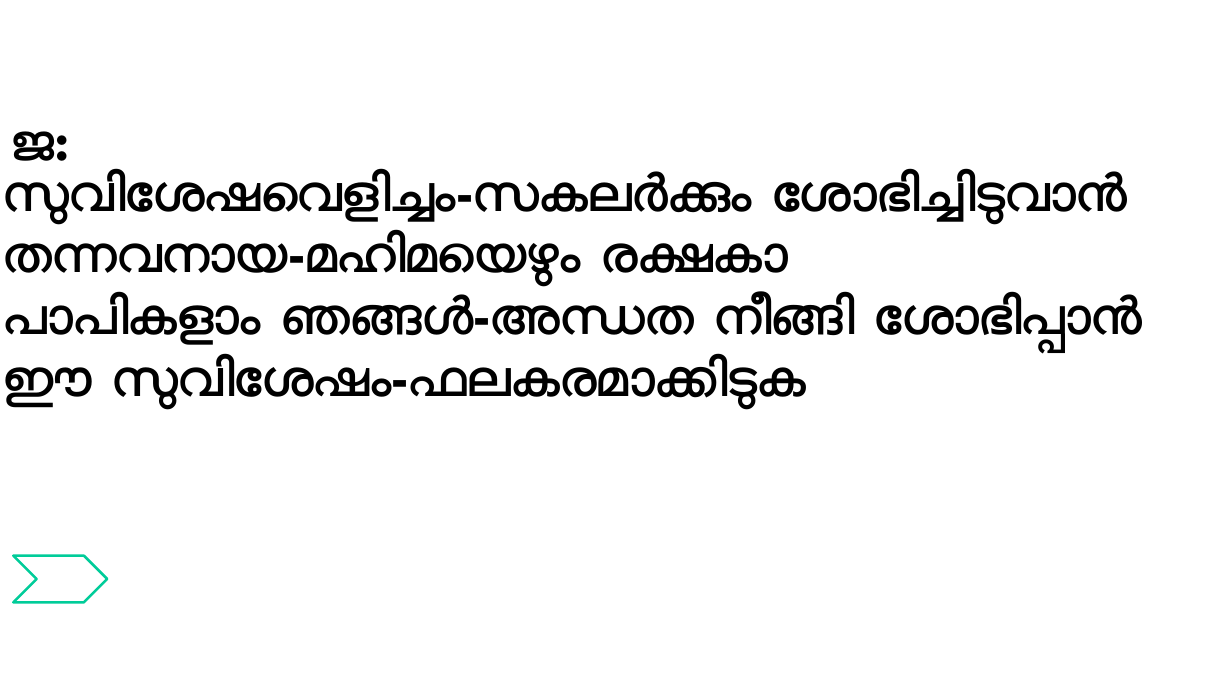
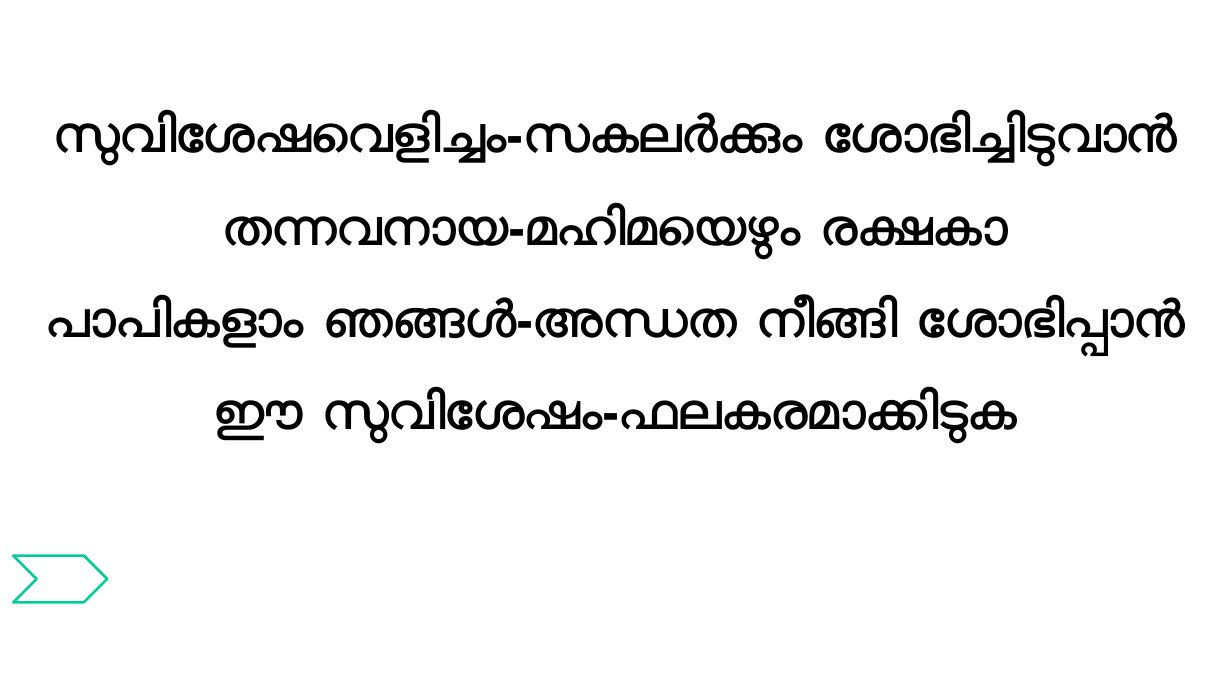
Before and after one commit to gijocode/Church_PPT_Utility, a slide deck: slide 40 of templates/malayalam_service_template.pptx. Drawn at 1232x693 pixels with LibreOffice and Linux fonts; fonts in the diff are those of the drawing. Boxes give left, top, right and bottom in pixels: in the first picture for what was removed or moved away, otherwise in the second. Text is boxed around its words. In the diff, an @@ line names an element or a change of style, - is before the commit and + after.

```diff
--- a/templates/malayalam_service_template.pptx
+++ b/templates/malayalam_service_template.pptx
@@ text "സുവിശേഷവെളിച്ചം-സകലര്‍ക്കും ശോഭിച്ചിടുവാന്‍": place and size @@
-text "സുവിശേഷവെളിച്ചം-സകലര്‍ക്കും ശോഭിച്ചിടുവാന്‍" at (3, 171, 1143, 410)
+text "സുവിശേഷവെളിച്ചം-സകലര്‍ക്കും ശോഭിച്ചിടുവാന്‍" at (46, 113, 1186, 444)
@@ text "സുവിശേഷവെളിച്ചം-സകലര്‍ക്കും ശോഭിച്ചിടുവാന്‍" at (46, 113, 1186, 444): alignment left to centre; line spacing 1 to 1.5 @@
@@ text removed at (11, 131, 68, 161) @@
-ജ:
```
Also in this commit, not shown: 17 other slides changed, 1 slide added, 1 slide removed, 1 other file.
